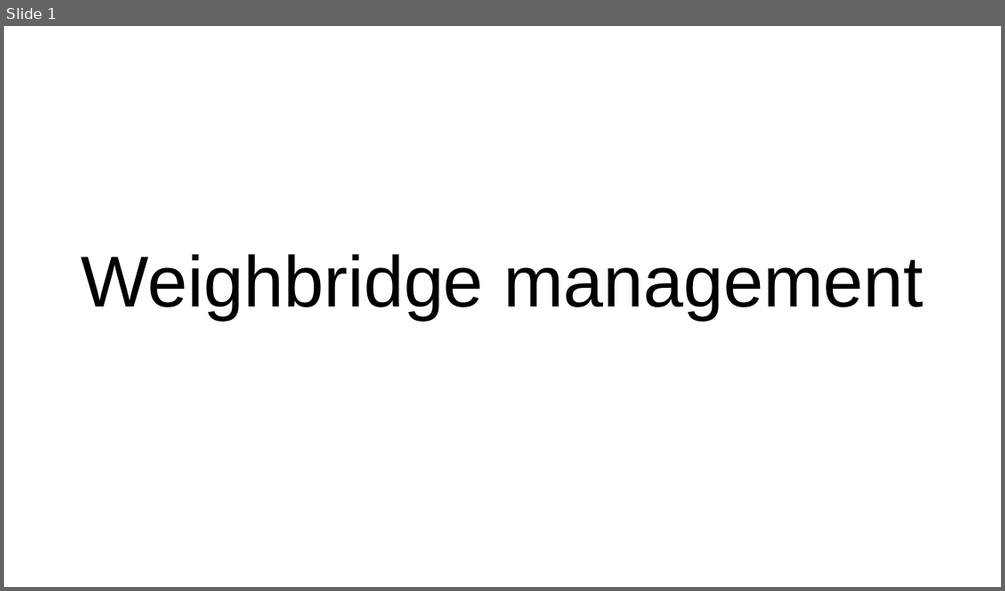
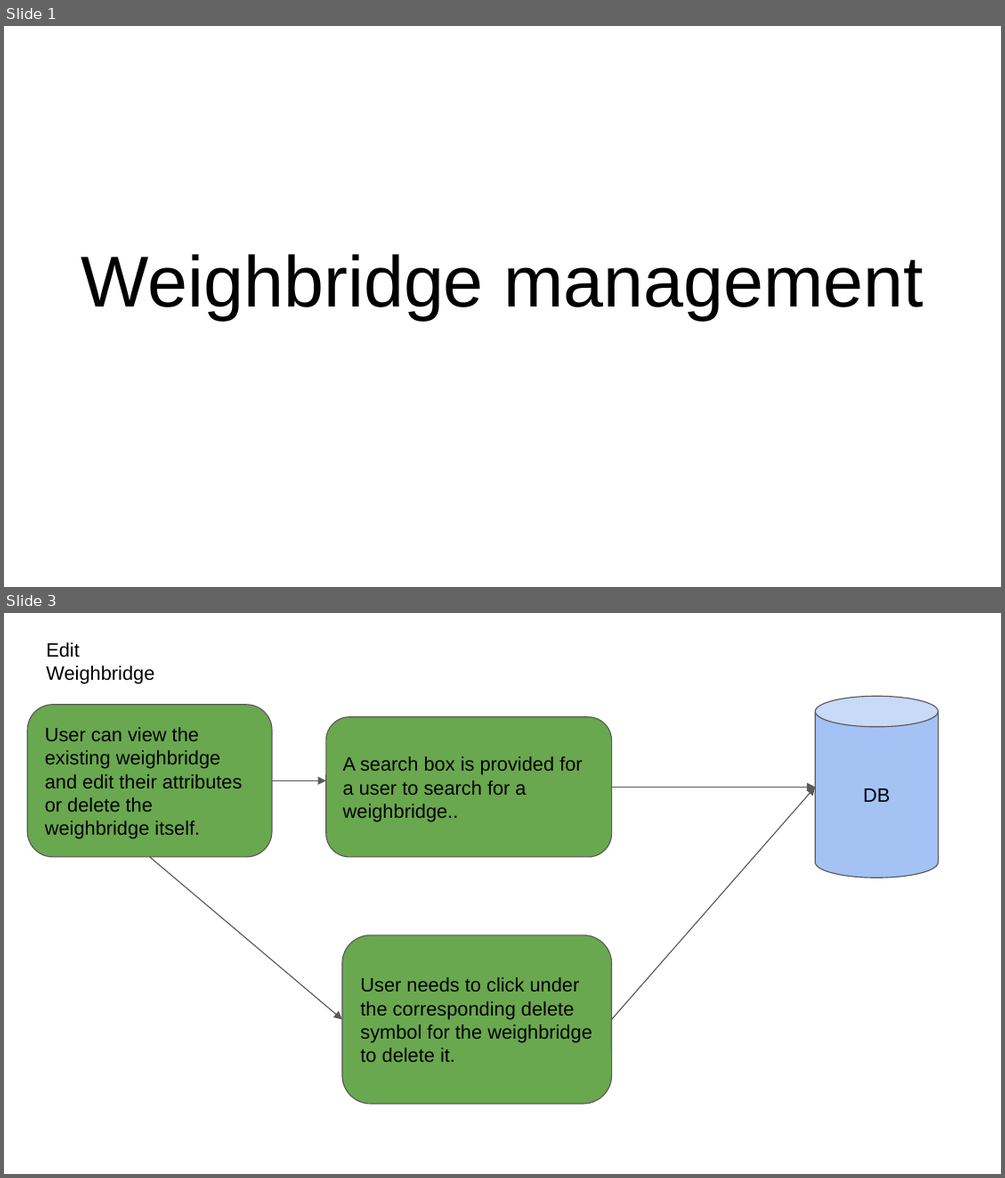
Before and after one commit to elogic-cscts/cscts_srs, a slide deck: Weigh_Bridge_Management_SRS/weighbridge-flow.pptx. Shown one above the other, each under a label of ours: slide 1 before the commit, slides 1 and 3 after it; the slides between them are not shown. The pictures are 1005x591 and 1005x1178 pixels, drawn with LibreOffice and Linux fonts; fonts in the diff are those of the drawing. Boxes give left, top, right and bottom in pixels: in the first picture for what was removed or moved away, otherwise in the second. Text is boxed around its words. In the diff, an @@ line names an element or a change of style, - is before the commit and + after.

Commit message:
yard ad stcokpile, weighbridge flow ppt

```diff
--- a/Weigh_Bridge_Management_SRS/weighbridge-flow.pptx
+++ b/Weigh_Bridge_Management_SRS/weighbridge-flow.pptx
@@ slide 3 added at (x1=4, y1=613, x2=1001, y2=1174), background #FFFFFF @@
@@ text added at (x1=46, y1=642, x2=154, y2=684), 14 pt, text #000000 @@
+Edit Weighbridge
@@ rounded rectangle added at (x1=27, y1=705, x2=271, y2=857), fill #6AA84F, outline #595959 0.75 pt, 14 pt, text #000000 @@
+User can view the existing weighbridge and edit their attributes or delete the weighbridge itself.
@@ rounded rectangle added at (x1=326, y1=716, x2=611, y2=856), fill #6AA84F, outline #595959 0.75 pt, 14 pt, text #000000 @@
+A search box is provided for a user to search for a weighbridge..
@@ cylinder added at (x1=816, y1=696, x2=938, y2=877), fill #A4C2F4, outline #595959 0.75 pt, 14 pt, text #000000 @@
+DB
@@ arrow added from (272, 780) to (326, 780), #595959 0.75 pt @@
@@ arrow added from (611, 787) to (816, 787), #595959 0.75 pt @@
@@ arrow added from (611, 1020) to (816, 787), #595959 0.75 pt @@
@@ arrow added from (150, 857) to (342, 1020), #595959 0.75 pt @@
@@ rounded rectangle added at (x1=342, y1=935, x2=611, y2=1103), fill #6AA84F, outline #595959 0.75 pt, 14 pt, text #000000 @@
+User needs to click under the corresponding delete symbol for the weighbridge to delete it.
```
Also in this commit, not shown: 1 slide changed, 2 other slides added, 1 slide removed, 1 other file.
